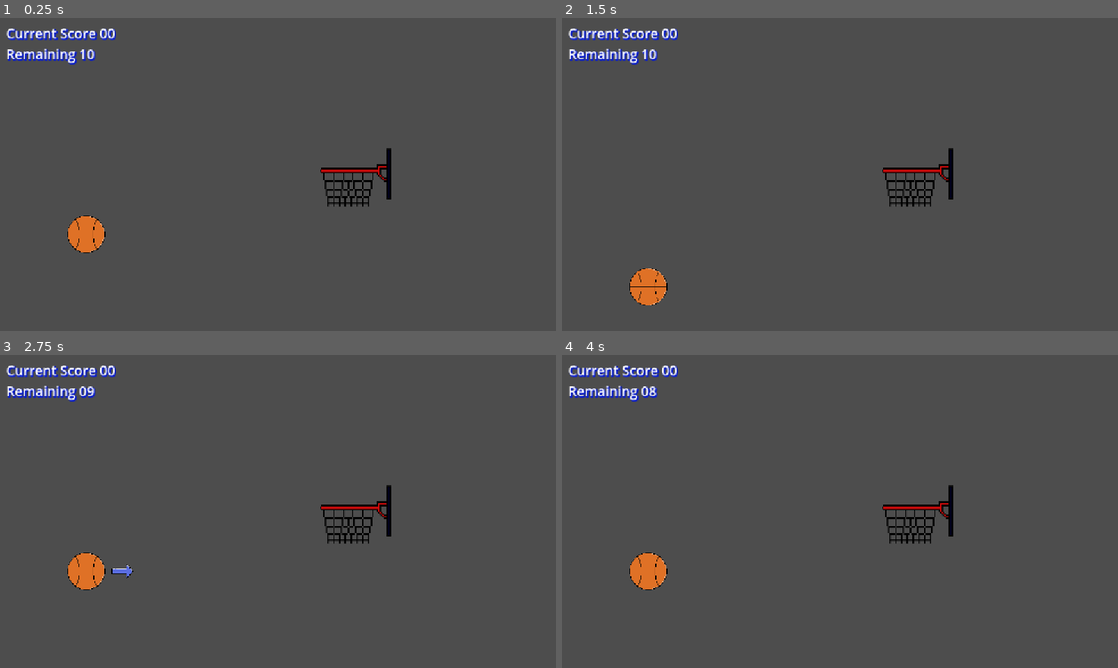
Above: before the commit, frames 1-4 (two rows, left to right).
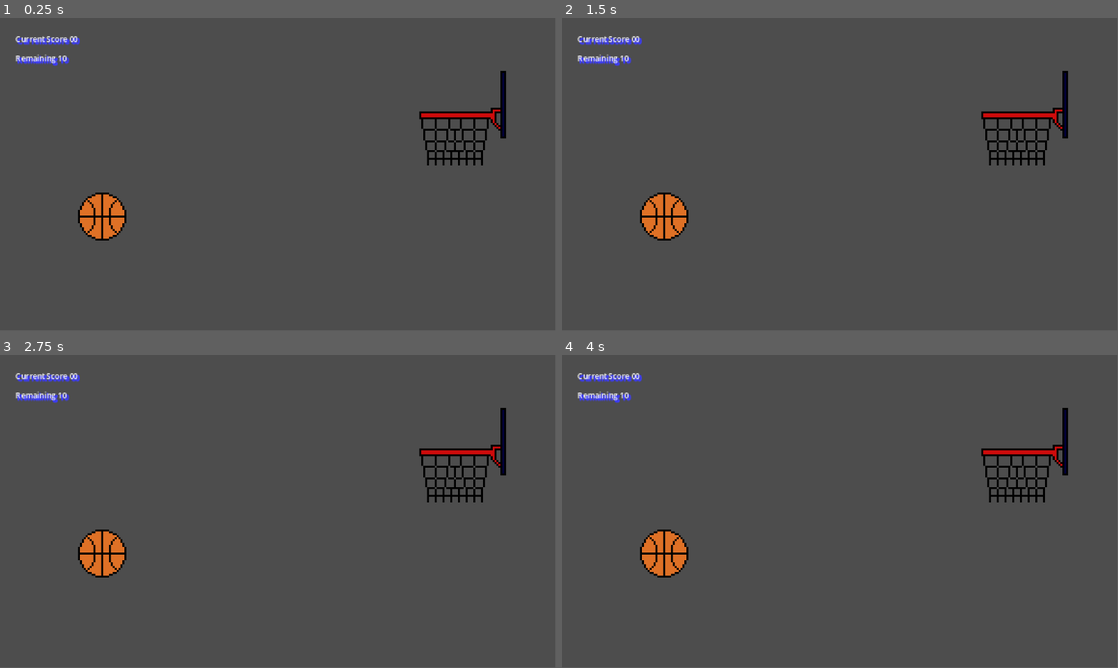
Above: after the commit, the same moments.

Repository: KodeDino/basketball-shooter-simulator
Game: Godot game, scene res://Scenes/Main/main.tscn
Two runs of this game, one before a commit and one after it. Both use one fixed random seed, a clock stepped at 60 frames per second and the inputs below. Sound files missing from this copy of the repository are replaced by a short silence.
Inputs (mouse positions are in pixels of both pictures, inside the frame that each line leads up to):
- Up to frame 1 (0.25 s): no input
- Up to frame 2 (1.5 s): tap Enter at 0.5 s; drag from (645, 233) to (906, 171) at 0.52 s; drag from (728, 190) to (906, 171) at 1.27 s
- Up to frame 3 (2.75 s): tap Space at 2 s; move the mouse to (83, 570) at 2.02 s; press the mouse at (83, 570) at 2.03 s
- Up to frame 4 (4 s): release the mouse at (645, 570) at 2.75 s; tap Enter at 2.75 s; drag from (812, 574) to (912, 536) at 2.77 s; move the mouse to (1006, 558) at 3.52 s; press the mouse at (1006, 558) at 3.53 s
In our replay, the window is 800x450 before the commit and 799x449 after it. These sizes can differ from the game's own. Grey fills any space a smaller window leaves; there, only what the larger window draws over its background counts as a difference.

The runs differ from the first frame. In frame 1, 4.5% of the frame differs, in the area x 1-91%, y 3-76%; in frame 2, 4.9%, in the area x 1-91%, y 3-92%; in frame 3, 4.6%; in frame 4, 4.5%.

Commit message:
chore: adjust sprite size and cleanup

Diff:
--- a/Scenes/Basketball/Basketball.gd
+++ b/Scenes/Basketball/Basketball.gd
@@ -2,10 +2,9 @@
 
 class_name Basketball
 
-
-const MIN_CLAMP = Vector2(-60, 0)
-const MAX_CLAMP = Vector2(0, 60)
-const IMPULSE_MULTIPLIER = 20
+const MIN_CLAMP = Vector2(-20, 0)
+const MAX_CLAMP = Vector2(0, 20)
+const IMPULSE_MULTIPLIER = 25
 const IMPULSE_MAX = 1500
 
 
--- a/Scenes/Basketball/Basketball.tscn
+++ b/Scenes/Basketball/Basketball.tscn
@@ -1,84 +1,70 @@
-[gd_scene load_steps=20 format=3 uid="uid://ofljkb1x0r3d"]
+[gd_scene load_steps=18 format=3 uid="uid://ofljkb1x0r3d"]
 
 [ext_resource type="Script" uid="uid://v74dvo2uaeds" path="res://Scenes/Basketball/Basketball.gd" id="1_grtfd"]
-[ext_resource type="Texture2D" uid="uid://d00mtra7iwcuq" path="res://assets/sprites/basketball/basketball_better.png" id="2_grtfd"]
-[ext_resource type="Texture2D" uid="uid://s2ocnquktc8k" path="res://assets/sprites/arrow/arrow.png" id="3_m0tx6"]
+[ext_resource type="Texture2D" uid="uid://dggax2aq73yk1" path="res://assets/sprites/basketball/basketball_25x25-Sheet.png" id="2_m0tx6"]
+[ext_resource type="Texture2D" uid="uid://d28sfxn7tt78s" path="res://assets/sprites/arrow/arrow_24x24.png" id="3_m0tx6"]
 
 [sub_resource type="PhysicsMaterial" id="PhysicsMaterial_grtfd"]
 bounce = 0.5
 
-[sub_resource type="AtlasTexture" id="AtlasTexture_m0tx6"]
-atlas = ExtResource("2_grtfd")
-region = Rect2(0, 0, 195, 195)
+[sub_resource type="AtlasTexture" id="AtlasTexture_ykwpt"]
+atlas = ExtResource("2_m0tx6")
+region = Rect2(0, 0, 25, 25)
 
-[sub_resource type="AtlasTexture" id="AtlasTexture_hsyyo"]
-atlas = ExtResource("2_grtfd")
-region = Rect2(780, 195, 195, 195)
+[sub_resource type="AtlasTexture" id="AtlasTexture_vwac8"]
+atlas = ExtResource("2_m0tx6")
+region = Rect2(25, 0, 25, 25)
+
+[sub_resource type="AtlasTexture" id="AtlasTexture_o268s"]
+atlas = ExtResource("2_m0tx6")
+region = Rect2(50, 0, 25, 25)
+
+[sub_resource type="AtlasTexture" id="AtlasTexture_r8rfa"]
+atlas = ExtResource("2_m0tx6")
+region = Rect2(75, 0, 25, 25)
+
+[sub_resource type="AtlasTexture" id="AtlasTexture_wmnj0"]
+atlas = ExtResource("2_m0tx6")
+region = Rect2(0, 25, 25, 25)
+
+[sub_resource type="AtlasTexture" id="AtlasTexture_eema8"]
+atlas = ExtResource("2_m0tx6")
+region = Rect2(25, 25, 25, 25)
+
+[sub_resource type="AtlasTexture" id="AtlasTexture_yy65x"]
+atlas = ExtResource("2_m0tx6")
+region = Rect2(50, 25, 25, 25)
 
 [sub_resource type="AtlasTexture" id="AtlasTexture_sixnf"]
-atlas = ExtResource("2_grtfd")
-region = Rect2(585, 195, 195, 195)
-
-[sub_resource type="AtlasTexture" id="AtlasTexture_yy65x"]
-atlas = ExtResource("2_grtfd")
-region = Rect2(390, 195, 195, 195)
-
-[sub_resource type="AtlasTexture" id="AtlasTexture_eema8"]
-atlas = ExtResource("2_grtfd")
-region = Rect2(195, 195, 195, 195)
-
-[sub_resource type="AtlasTexture" id="AtlasTexture_wmnj0"]
-atlas = ExtResource("2_grtfd")
-region = Rect2(0, 195, 195, 195)
-
-[sub_resource type="AtlasTexture" id="AtlasTexture_r8rfa"]
-atlas = ExtResource("2_grtfd")
-region = Rect2(780, 0, 195, 195)
-
-[sub_resource type="AtlasTexture" id="AtlasTexture_o268s"]
-atlas = ExtResource("2_grtfd")
-region = Rect2(585, 0, 195, 195)
-
-[sub_resource type="AtlasTexture" id="AtlasTexture_vwac8"]
-atlas = ExtResource("2_grtfd")
-region = Rect2(390, 0, 195, 195)
-
-[sub_resource type="AtlasTexture" id="AtlasTexture_ykwpt"]
-atlas = ExtResource("2_grtfd")
-region = Rect2(195, 0, 195, 195)
+atlas = ExtResource("2_m0tx6")
+region = Rect2(75, 25, 25, 25)
 
 [sub_resource type="SpriteFrames" id="SpriteFrames_sixnf"]
 animations = [{
 "frames": [{
 "duration": 1.0,
-"texture": SubResource("AtlasTexture_m0tx6")
+"texture": SubResource("AtlasTexture_ykwpt")
 }, {
 "duration": 1.0,
-"texture": SubResource("AtlasTexture_hsyyo")
+"texture": SubResource("AtlasTexture_vwac8")
 }, {
 "duration": 1.0,
-"texture": SubResource("AtlasTexture_sixnf")
+"texture": SubResource("AtlasTexture_o268s")
+}, {
+"duration": 1.0,
+"texture": SubResource("AtlasTexture_r8rfa")
+}, {
+"duration": 1.0,
+"texture": SubResource("AtlasTexture_wmnj0")
+}, {
+"duration": 1.0,
+"texture": SubResource("AtlasTexture_eema8")
 }, {
 "duration": 1.0,
 "texture": SubResource("AtlasTexture_yy65x")
 }, {
 "duration": 1.0,
-"texture": SubResource("AtlasTexture_eema8")
-}, {
-"duration": 1.0,
-"texture": SubResource("AtlasTexture_wmnj0")
-}, {
-"duration": 1.0,
-"texture": SubResource("AtlasTexture_r8rfa")
-}, {
-"duration": 1.0,
-"texture": SubResource("AtlasTexture_o268s")
-}, {
-"duration": 1.0,
-"texture": SubResource("AtlasTexture_vwac8")
-}, {
-"duration": 1.0,
-"texture": SubResource("AtlasTexture_ykwpt")
+"texture": SubResource("AtlasTexture_sixnf")
 }],
 "loop": false,
 "name": &"basketball_rotate",
@@ -86,7 +72,7 @@
 }]
 
 [sub_resource type="CircleShape2D" id="CircleShape2D_hsyyo"]
-radius = 38.0
+radius = 12.0
 
 [sub_resource type="Animation" id="Animation_ykwpt"]
 length = 1.2
@@ -137,7 +123,6 @@
 script = ExtResource("1_grtfd")
 
 [node name="AnimatedSprite2D" type="AnimatedSprite2D" parent="."]
-scale = Vector2(0.4, 0.4)
 sprite_frames = SubResource("SpriteFrames_sixnf")
 animation = &"basketball_rotate"
 
@@ -150,11 +135,13 @@
 }
 
 [node name="ArrowSprite" type="Sprite2D" parent="."]
-scale = Vector2(0.25, 0.25)
 texture = ExtResource("3_m0tx6")
-offset = Vector2(300, 0)
+offset = Vector2(30, 0)
 
 [node name="VisibleOnScreenNotifier2D" type="VisibleOnScreenNotifier2D" parent="."]
+position = Vector2(-4.8, -4.8)
+scale = Vector2(0.32, 0.32)
+rect = Rect2(-10, -10, 50, 50)
 
 [connection signal="input_event" from="." to="." method="_on_input_event"]
 [connection signal="screen_exited" from="VisibleOnScreenNotifier2D" to="." method="_on_visible_on_screen_enabler_2d_screen_exited"]
--- a/Scenes/Hoop/Hoop.tscn
+++ b/Scenes/Hoop/Hoop.tscn
@@ -1,41 +1,41 @@
 [gd_scene load_steps=11 format=3 uid="uid://cs7kkatnq4wci"]
 
-[ext_resource type="Texture2D" uid="uid://c0qsasf2c0643" path="res://assets/sprites/hoop/basketball_hood_4x.png" id="1_1527f"]
 [ext_resource type="Script" uid="uid://br4nq0jha0uca" path="res://Scenes/Hoop/Hoop.gd" id="1_mmhsj"]
+[ext_resource type="Texture2D" uid="uid://bekhow28k6h3m" path="res://assets/sprites/hoop/hoop_45x49-Sheet.png" id="2_3sd2y"]
 
-[sub_resource type="AtlasTexture" id="AtlasTexture_mmhsj"]
-atlas = ExtResource("1_1527f")
-region = Rect2(0, 0, 204, 168)
+[sub_resource type="AtlasTexture" id="AtlasTexture_6uspg"]
+atlas = ExtResource("2_3sd2y")
+region = Rect2(0, 0, 45, 49)
 
-[sub_resource type="AtlasTexture" id="AtlasTexture_dbaf7"]
-atlas = ExtResource("1_1527f")
-region = Rect2(204, 0, 204, 168)
+[sub_resource type="AtlasTexture" id="AtlasTexture_isegj"]
+atlas = ExtResource("2_3sd2y")
+region = Rect2(45, 0, 45, 49)
 
-[sub_resource type="AtlasTexture" id="AtlasTexture_0ldc2"]
-atlas = ExtResource("1_1527f")
-region = Rect2(408, 0, 204, 168)
+[sub_resource type="AtlasTexture" id="AtlasTexture_ddiko"]
+atlas = ExtResource("2_3sd2y")
+region = Rect2(90, 0, 45, 49)
 
-[sub_resource type="AtlasTexture" id="AtlasTexture_5mxv2"]
-atlas = ExtResource("1_1527f")
-region = Rect2(612, 0, 204, 168)
+[sub_resource type="AtlasTexture" id="AtlasTexture_v50ql"]
+atlas = ExtResource("2_3sd2y")
+region = Rect2(135, 0, 45, 49)
 
 [sub_resource type="SpriteFrames" id="SpriteFrames_e84n4"]
 animations = [{
 "frames": [{
 "duration": 1.0,
-"texture": SubResource("AtlasTexture_mmhsj")
+"texture": SubResource("AtlasTexture_6uspg")
 }, {
 "duration": 1.0,
-"texture": SubResource("AtlasTexture_dbaf7")
+"texture": SubResource("AtlasTexture_isegj")
 }, {
 "duration": 1.0,
-"texture": SubResource("AtlasTexture_0ldc2")
+"texture": SubResource("AtlasTexture_ddiko")
 }, {
 "duration": 1.0,
-"texture": SubResource("AtlasTexture_5mxv2")
+"texture": SubResource("AtlasTexture_v50ql")
 }, {
 "duration": 1.0,
-"texture": SubResource("AtlasTexture_mmhsj")
+"texture": SubResource("AtlasTexture_6uspg")
 }],
 "loop": false,
 "name": &"hoop",
@@ -43,13 +43,13 @@
 }]
 
 [sub_resource type="RectangleShape2D" id="RectangleShape2D_3sd2y"]
-size = Vector2(100, 2.5)
+size = Vector2(32.6029, 1)
 
 [sub_resource type="RectangleShape2D" id="RectangleShape2D_1527f"]
-size = Vector2(68, 3.5)
+size = Vector2(29, 1)
 
-[sub_resource type="RectangleShape2D" id="RectangleShape2D_e84n4"]
-size = Vector2(6, 12)
+[sub_resource type="RectangleShape2D" id="RectangleShape2D_tvs0s"]
+size = Vector2(1, 4)
 
 [node name="Hoop" type="Node2D"]
 z_index = 5
@@ -57,7 +57,6 @@
 net_drag = 0.95
 
 [node name="AnimatedSprite2D" type="AnimatedSprite2D" parent="."]
-scale = Vector2(0.75, 0.75)
 sprite_frames = SubResource("SpriteFrames_e84n4")
 animation = &"hoop"
 frame = 4
@@ -66,42 +65,38 @@
 [node name="HoopTriggerArea" type="Area2D" parent="."]
 
 [node name="CollisionShape2D" type="CollisionShape2D" parent="HoopTriggerArea"]
-position = Vector2(-17, -12)
+position = Vector2(-4.01725, 0)
 shape = SubResource("RectangleShape2D_3sd2y")
 
 [node name="ScoreArea" type="Area2D" parent="."]
-position = Vector2(-14, 44)
 
 [node name="CollisionShape2D" type="CollisionShape2D" parent="ScoreArea"]
+position = Vector2(-4, 15)
 shape = SubResource("RectangleShape2D_1527f")
 
 [node name="Net" type="Area2D" parent="."]
 
-[node name="AnimationTriggerArea" type="Area2D" parent="Net"]
-
-[node name="CollisionPolygon2D" type="CollisionPolygon2D" parent="Net/AnimationTriggerArea"]
-polygon = PackedVector2Array(-64, -9, -62, 0, -61, 6, -58, 19, -56, 29, -52, 47, -48, 60, -58, 60, -60, 31, -65, 6, -68, -9)
-
-[node name="CollisionPolygon2D2" type="CollisionPolygon2D" parent="Net/AnimationTriggerArea"]
-polygon = PackedVector2Array(34, -9, 32, 0, 31, 9, 29, 20, 26, 32, 23, 45, 19, 60, 28, 60, 29, 30, 37, -8)
-
 [node name="CollisionPolygon2D" type="CollisionPolygon2D" parent="Net"]
-polygon = PackedVector2Array(-65, -9, -65, 6, -62, 9, -62, 24, -59, 27, -59, 39, -56, 42, -56, 60, -58, 60, -58, 42, -61, 39, -61, 27, -64, 24, -64, 9, -67, 6, -67, -9)
+position = Vector2(4.99999, 2.76087)
+scale = Vector2(0.4, 0.362319)
+polygon = PackedVector2Array(-64, -6, -64, 7, -61.5, 10, -61.5, 24, -59, 27, -59, 38, -56.5, 41, -56.5, 60, -58.5, 60, -58.5, 41, -61, 38, -61, 27, -64, 24, -64, 10, -66, 7, -66, -6)
 
 [node name="CollisionPolygon2D2" type="CollisionPolygon2D" parent="Net"]
-polygon = PackedVector2Array(35, -9, 35, 6, 32, 9, 32, 24, 29, 27, 29, 39, 26, 42, 26, 60, 28, 60, 28, 42, 31, 39, 31, 27, 34, 24, 34, 9, 37, 6, 37, -9)
+position = Vector2(40, 4)
+scale = Vector2(0.4, 0.362319)
+polygon = PackedVector2Array(-66, -9, -66, 4, -68.75, 6.81375, -68.75, 20.7, -71.25, 23.3737, -71.25, 34.5, -73.6719, 37.3462, -73.6719, 56.6662, -76.25, 56.6662, -76.25, 37.3462, -73.6719, 34.5, -73.6719, 23.3737, -71.1719, 20.6138, -71.1719, 6.98625, -68.5, 4, -68.5, -9)
 
-[node name="Board" type="StaticBody2D" parent="."]
+[node name="StaticBody2D" type="StaticBody2D" parent="."]
 
-[node name="CollisionPolygon2D" type="CollisionPolygon2D" parent="Board"]
-position = Vector2(4, -4)
-polygon = PackedVector2Array(69, -56, 61, -56, 61, -23, 40, -23, 40, -17, 33, -17, 30, -5, 39, -5, 39, -2, 55, 13, 60, 13, 60, 49, 70, 49)
+[node name="CollisionPolygon2D" type="CollisionPolygon2D" parent="StaticBody2D"]
+position = Vector2(-4, -4)
+scale = Vector2(1.125, 1)
+polygon = PackedVector2Array(15.7, 0.5, 16.5, 0.5, 16.5, -1.5, 20.9, -1.5, 20.9, -20.5, 23.6, -20.5, 23.6, 14.5, 20.9, 14.5, 20.9, 10.5, 16.5, 6.5)
 
-[node name="CollisionShape2D" type="CollisionShape2D" parent="Board"]
-position = Vector2(-71, -15)
-shape = SubResource("RectangleShape2D_e84n4")
+[node name="CollisionShape2D" type="CollisionShape2D" parent="StaticBody2D"]
+position = Vector2(-22, -1.5)
+shape = SubResource("RectangleShape2D_tvs0s")
 
 [connection signal="body_entered" from="HoopTriggerArea" to="." method="_on_hoop_trigger_area_body_entered"]
 [connection signal="body_entered" from="ScoreArea" to="." method="_on_score_area_body_entered"]
 [connection signal="body_entered" from="Net" to="." method="_on_net_body_entered"]
-[connection signal="body_entered" from="Net/AnimationTriggerArea" to="." method="_on_animation_trigger_area_body_entered"]
--- a/Scenes/Hud/Hud.tscn
+++ b/Scenes/Hud/Hud.tscn
@@ -1,13 +1,16 @@
-[gd_scene load_steps=4 format=3 uid="uid://c0vgtiiioprbo"]
+[gd_scene load_steps=5 format=3 uid="uid://c0vgtiiioprbo"]
 
 [ext_resource type="Script" uid="uid://bu4rldltwabdm" path="res://Scenes/Hud/hud.gd" id="1_vvs1i"]
 [ext_resource type="LabelSettings" uid="uid://bsqsc46ud6fxg" path="res://assets/LabelSettings/white_28.tres" id="2_iteex"]
 
+[sub_resource type="SystemFont" id="SystemFont_iteex"]
+font_names = PackedStringArray("04b 30")
+subpixel_positioning = 0
+
 [sub_resource type="LabelSettings" id="LabelSettings_xymhr"]
-font_size = 28
-shadow_size = 5
-shadow_color = Color(0.0470588, 0.121569, 0.788235, 1)
-shadow_offset = Vector2(2, 2)
+font = SubResource("SystemFont_iteex")
+font_size = 4
+shadow_color = Color(0.24, 0.24, 0.96, 1)
 
 [node name="Hud" type="Control"]
 layout_mode = 3
@@ -29,10 +32,10 @@
 grow_horizontal = 2
 grow_vertical = 2
 mouse_filter = 2
-theme_override_constants/margin_left = 12
-theme_override_constants/margin_top = 12
-theme_override_constants/margin_right = 12
-theme_override_constants/margin_bottom = 12
+theme_override_constants/margin_left = 8
+theme_override_constants/margin_top = 8
+theme_override_constants/margin_right = 8
+theme_override_constants/margin_bottom = 8
 
 [node name="VBoxContainer" type="VBoxContainer" parent="MarginContainer"]
 layout_mode = 2
--- a/Scenes/Hud/hud.gd
+++ b/Scenes/Hud/hud.gd
@@ -15,7 +15,6 @@
 func _on_basketball_score() -> void:
 	update_score_label()
 
-
 func _on_basketball_removed() -> void:
 	update_change_label()
 
--- a/Scenes/Levels/LevelBase.tscn
+++ b/Scenes/Levels/LevelBase.tscn
@@ -8,10 +8,10 @@
 script = ExtResource("1_ami44")
 
 [node name="BasketballSpawnSpot" type="Marker2D" parent="."]
-position = Vector2(178, 447)
+position = Vector2(53, 103)
 
 [node name="Hoop" parent="." instance=ExtResource("2_7t6so")]
-position = Vector2(736, 330)
+position = Vector2(240, 52)
 
 [node name="CanvasLayer" type="CanvasLayer" parent="."]
 
--- a/Scenes/Levels/level_base.gd
+++ b/Scenes/Levels/level_base.gd
@@ -14,7 +14,6 @@
 	pass
 
 
-
 func _on_basketball_removed() -> void:
 	spawn_basketball()
 
--- a/Scenes/MainMenu/MainMenu.tscn
+++ b/Scenes/MainMenu/MainMenu.tscn
@@ -1,16 +1,18 @@
-[gd_scene load_steps=9 format=3 uid="uid://dabrcvdqw3sq8"]
+[gd_scene load_steps=10 format=3 uid="uid://dabrcvdqw3sq8"]
 
 [ext_resource type="Texture2D" uid="uid://biilq70o24i7s" path="res://assets/sprites/buttons/button-Sheet.png" id="1_cdkru"]
 [ext_resource type="Script" uid="uid://b07xb3xmfhp3x" path="res://Scenes/MainMenu/main_menu.gd" id="1_sg7ab"]
+[ext_resource type="Texture2D" uid="uid://tjg5scvvpm0n" path="res://assets/Title_Quad.png" id="2_kpx3y"]
 [ext_resource type="AudioStream" uid="uid://huqjit2vn37u" path="res://assets/sprites/sounds/basketball_bounce.mp3" id="3_sg7ab"]
 
 [sub_resource type="SystemFont" id="SystemFont_sg7ab"]
 font_names = PackedStringArray("04b 30")
+subpixel_positioning = 0
 
 [sub_resource type="LabelSettings" id="LabelSettings_kpx3y"]
 font = SubResource("SystemFont_sg7ab")
 font_size = 52
-font_color = Color(0.780392, 0.6, 0.266667, 1)
+font_color = Color(1, 0.957, 0.14, 1)
 outline_size = 10
 outline_color = Color(0.266667, 0.592157, 0.780392, 1)
 shadow_size = 20
@@ -38,19 +40,26 @@
 grow_vertical = 2
 script = ExtResource("1_sg7ab")
 
+[node name="TextureRect" type="TextureRect" parent="."]
+layout_mode = 1
+anchors_preset = 15
+anchor_right = 1.0
+anchor_bottom = 1.0
+grow_horizontal = 2
+grow_vertical = 2
+mouse_filter = 2
+texture = ExtResource("2_kpx3y")
+
 [node name="Title" type="Label" parent="."]
 layout_mode = 1
-anchors_preset = 8
-anchor_left = 0.5
-anchor_top = 0.5
-anchor_right = 0.5
-anchor_bottom = 0.5
-offset_left = -422.0
-offset_top = -124.0
-offset_right = 422.0
-offset_bottom = -71.0
+anchors_preset = 10
+anchor_right = 1.0
+offset_left = 23.0
+offset_top = 46.0
+offset_right = 579.0
+offset_bottom = 99.0
 grow_horizontal = 2
-grow_vertical = 2
+scale = Vector2(0.3, 0.3)
 text = "Basketball Simulator"
 label_settings = SubResource("LabelSettings_kpx3y")
 
@@ -61,12 +70,13 @@
 anchor_top = 1.0
 anchor_right = 0.5
 anchor_bottom = 1.0
-offset_left = -105.0
-offset_top = -248.0
-offset_right = 105.0
-offset_bottom = -163.0
+offset_left = -22.0
+offset_top = -39.0
+offset_right = 188.0
+offset_bottom = 46.0
 grow_horizontal = 2
 grow_vertical = 0
+scale = Vector2(0.2, 0.2)
 size_flags_horizontal = 4
 size_flags_vertical = 4
 toggle_mode = true
--- a/Scenes/Transition/Transition.tscn
+++ b/Scenes/Transition/Transition.tscn
@@ -1,6 +1,21 @@
 [gd_scene load_steps=5 format=3 uid="uid://ckxokrx7djife"]
 
 [ext_resource type="Script" uid="uid://ryql2txp4dq0" path="res://Scenes/Transition/transition.gd" id="1_o6pqs"]
+
+[sub_resource type="Animation" id="Animation_o6pqs"]
+length = 0.001
+tracks/0/type = "value"
+tracks/0/imported = false
+tracks/0/enabled = true
+tracks/0/path = NodePath("ColorRect:self_modulate")
+tracks/0/interp = 1
+tracks/0/loop_wrap = true
+tracks/0/keys = {
+"times": PackedFloat32Array(0),
+"transitions": PackedFloat32Array(1),
+"update": 0,
+"values": [Color(1, 1, 1, 0)]
+}
 
 [sub_resource type="Animation" id="Animation_c6rfk"]
 resource_name = "black_transition"
@@ -33,21 +48,6 @@
 }]
 }
 
-[sub_resource type="Animation" id="Animation_o6pqs"]
-length = 0.001
-tracks/0/type = "value"
-tracks/0/imported = false
-tracks/0/enabled = true
-tracks/0/path = NodePath("ColorRect:self_modulate")
-tracks/0/interp = 1
-tracks/0/loop_wrap = true
-tracks/0/keys = {
-"times": PackedFloat32Array(0),
-"transitions": PackedFloat32Array(1),
-"update": 0,
-"values": [Color(1, 1, 1, 0)]
-}
-
 [sub_resource type="AnimationLibrary" id="AnimationLibrary_pag60"]
 _data = {
 &"RESET": SubResource("Animation_o6pqs"),
--- a/assets/LabelSettings/white_28.tres
+++ b/assets/LabelSettings/white_28.tres
@@ -1,7 +1,9 @@
-[gd_resource type="LabelSettings" format=3 uid="uid://bsqsc46ud6fxg"]
+[gd_resource type="LabelSettings" load_steps=2 format=3 uid="uid://bsqsc46ud6fxg"]
+
+[sub_resource type="SystemFont" id="SystemFont_jp3fe"]
+font_names = PackedStringArray("04b 30")
 
 [resource]
-font_size = 28
-shadow_size = 5
-shadow_color = Color(0.0470588, 0.121569, 0.788235, 1)
-shadow_offset = Vector2(2, 2)
+font = SubResource("SystemFont_jp3fe")
+font_size = 4
+shadow_color = Color(0.239216, 0.239216, 0.960784, 1)
--- a/project.godot
+++ b/project.godot
@@ -23,6 +23,10 @@
 
 [display]
 
+window/size/viewport_width=288
+window/size/viewport_height=162
+window/size/window_width_override=1152
+window/size/window_height_override=648
 window/stretch/mode="canvas_items"
 
 [input]
@@ -32,3 +36,7 @@
 "events": [Object(InputEventMouseButton,"resource_local_to_scene":false,"resource_name":"","device":-1,"window_id":0,"a …(258 unchanged characters)…
 ]
 }
+
+[rendering]
+
+textures/canvas_textures/default_texture_filter=0
Not shown, added: assets/Background/Scence 1 - Shanghai.jpg.import
Binary file added: assets/Title_Quad.png
Not shown, changed: assets/Title_Quad.png.import
Binary file removed: assets/basketball/basketball_rotate_4x.png
Binary file removed: assets/sprites/arrow/arrow.png
Binary file added: assets/sprites/arrow/arrow_24x24.png
Not shown, changed: assets/sprites/arrow/arrow_24x24.png.import
Binary file added: assets/sprites/basketball/basketball_25x25-Sheet.png
Not shown, changed: assets/sprites/basketball/basketball_25x25-Sheet.png.import
Binary file removed: assets/sprites/basketball/basketball_better.png
Binary file removed: assets/sprites/basketball/basketball_rotate_4x.gif
Binary file removed: assets/sprites/hoop/basketball_hood_4x.png
(and 2 more such lines)
